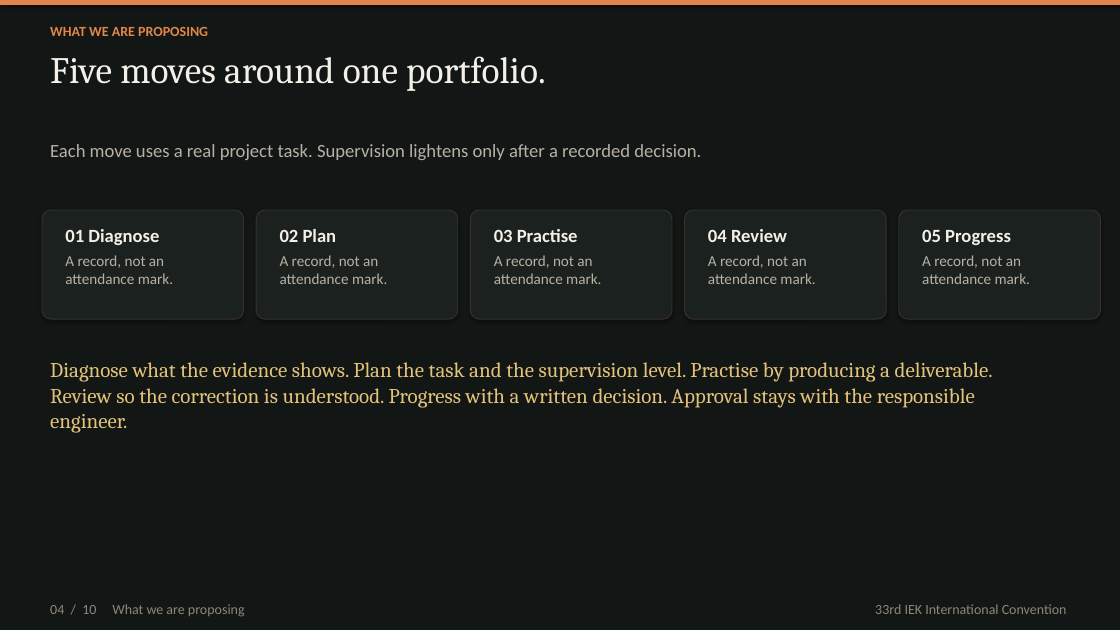
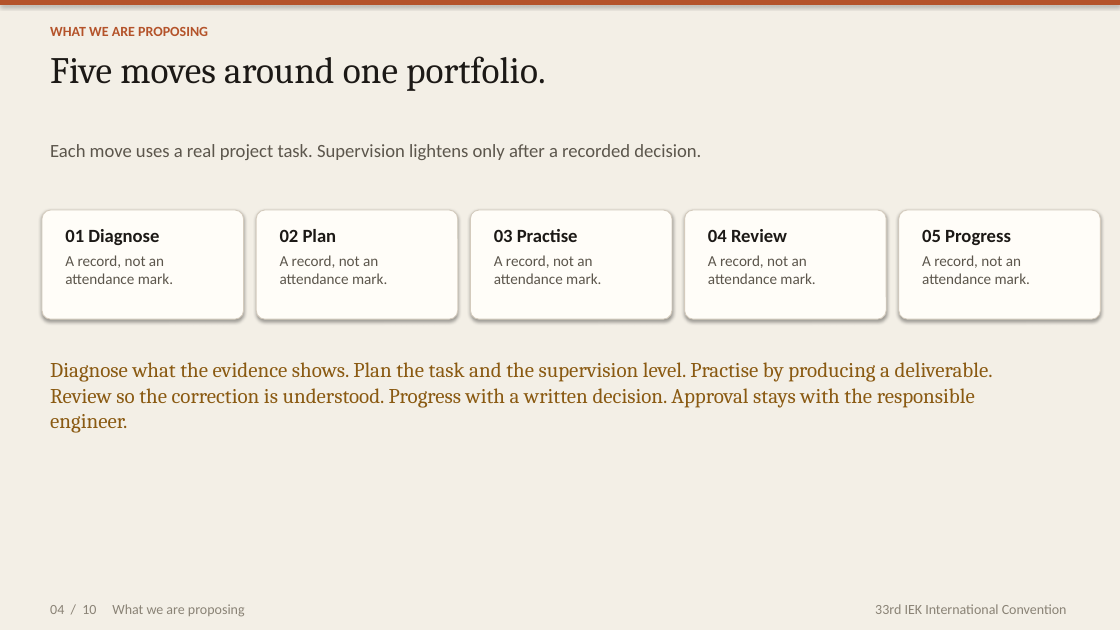
Before and after one commit to kakaijacob/Special-Operations-Schema, a slide deck: slide 4 of iek-talks/IEK_MEP_Mentorship_10_slides.pptx. Drawn at 1120x630 pixels with LibreOffice and Linux fonts; fonts in the diff are those of the drawing. Boxes give left, top, right and bottom in pixels: in the first picture for what was removed or moved away, otherwise in the second. Text is boxed around its words. In the diff, an @@ line names an element or a change of style, - is before the commit and + after.

```diff
--- a/iek-talks/IEK_MEP_Mentorship_10_slides.pptx
+++ b/iek-talks/IEK_MEP_Mentorship_10_slides.pptx
@@ background #121614 to #F3EFE6 @@
@@ rectangle at (x1=0, y1=0, x2=1120, y2=5): fill #E1864A to #B4532A @@
@@ text "WHAT WE ARE PROPOSING" at (x1=50, y1=27, x2=208, y2=36): text colour #E1864A to #B4532A @@
@@ text "Five moves around one portfolio." at (x1=50, y1=56, x2=545, y2=91): text colour #F3F0E7 to #1C1916 @@
@@ text "Each move uses a real ..." at (x1=50, y1=144, x2=701, y2=160): text colour #B7B1A4 to #5C564C @@
@@ text "01 Diagnose" at (x1=65, y1=229, x2=173, y2=284): text colour #F3F0E7 to #1C1916 in "01 Diagnose"; text colour #B7B1A4 to #5C564C in "A record, not an attendance mark." @@
@@ text "02 Plan" at (x1=280, y1=229, x2=387, y2=284): text colour #F3F0E7 to #1C1916 in "02 Plan"; text colour #B7B1A4 to #5C564C in "A record, not an attendance mark." @@
@@ text "03 Practise" at (x1=494, y1=229, x2=601, y2=284): text colour #F3F0E7 to #1C1916 in "03 Practise"; text colour #B7B1A4 to #5C564C in "A record, not an attendance mark." @@
@@ text "04 Review" at (x1=708, y1=229, x2=815, y2=284): text colour #F3F0E7 to #1C1916 in "04 Review"; text colour #B7B1A4 to #5C564C in "A record, not an attendance mark." @@
@@ fill #1B211E to #FFFDF8; outline #3A3328 0.75 pt to #D4CBBD 0.75 pt in 5 elements at (x1=42, y1=210, x2=244, y2=319), (x1=256, y1=210, x2=458, y2=319), (x1=471, y1=210, x2=672, y2=319), (x1=685, y1=210, x2=886, y2=319), (x1=899, y1=210, x2=1101, y2=319) @@
@@ text "05 Progress" at (x1=922, y1=229, x2=1030, y2=284): text colour #F3F0E7 to #1C1916 in "05 Progress"; text colour #B7B1A4 to #5C564C in "A record, not an attendance mark." @@
@@ text "Diagnose what the evidence shows. ..." at (x1=50, y1=362, x2=993, y2=433): text colour #E3C27A to #8A5A12 @@
@@ text "04 / 10 What we ..." at (x1=50, y1=604, x2=245, y2=617): text colour #8D877B to #8A8376 @@
@@ text "33rd IEK International Convention" at (x1=875, y1=604, x2=1067, y2=614): text colour #8D877B to #8A8376 @@
```
Also in this commit, not shown: 9 other slides changed, 2 other files.
